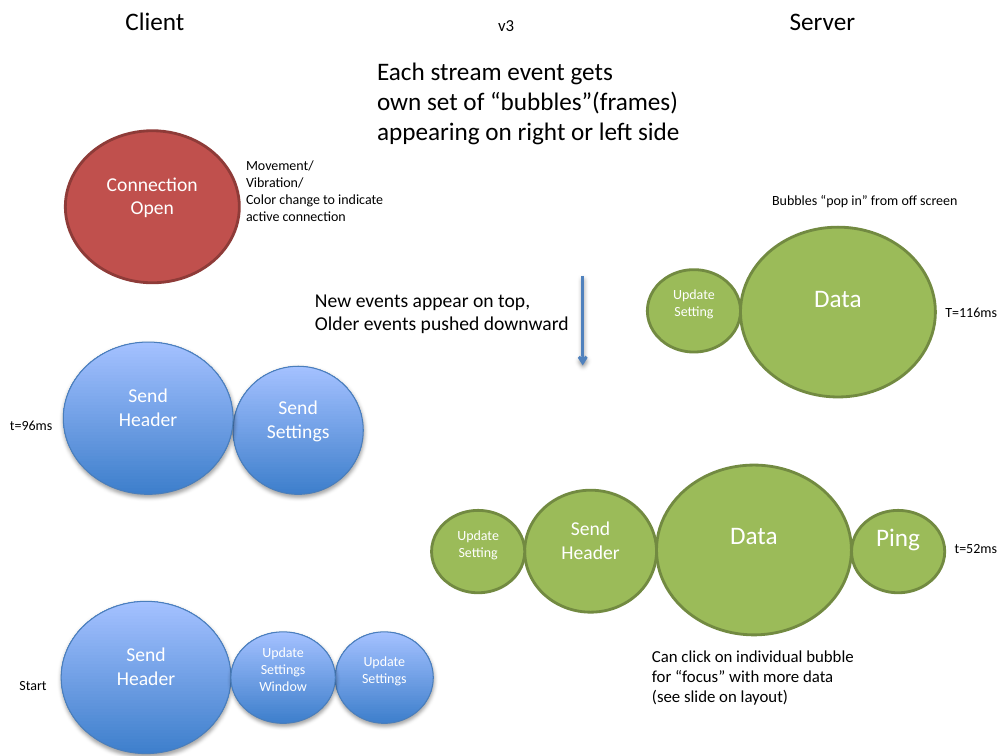
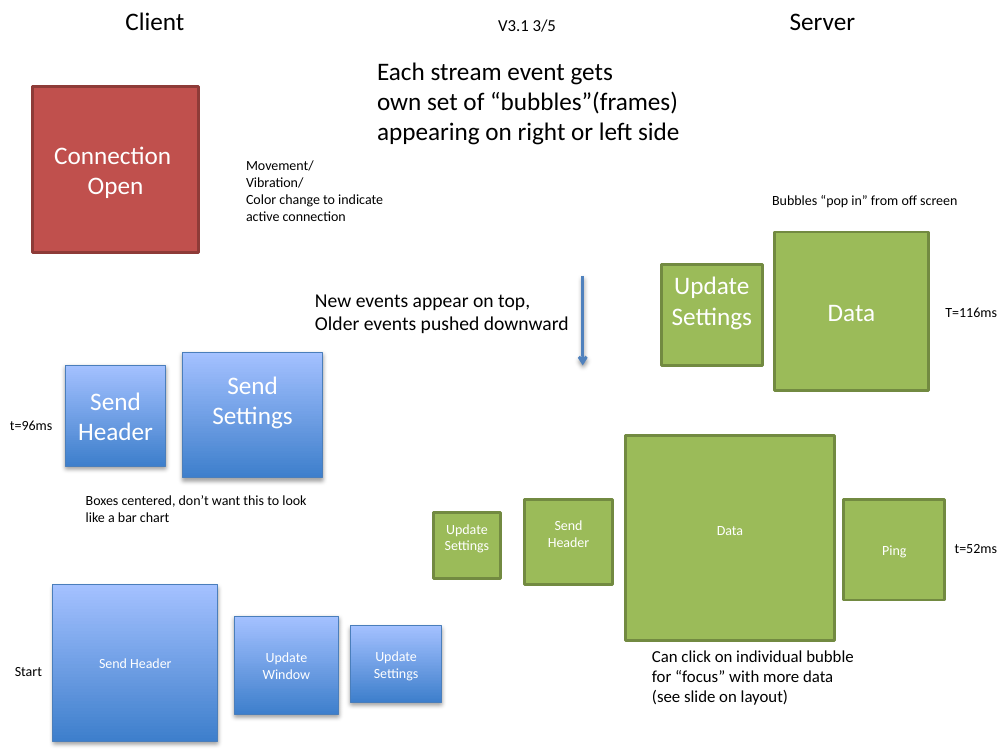
Before and after one commit to pbsugg/http2-frame-visualizer, a slide deck: slide 3 of mockup_images/PageMocks.pptx. Drawn at 1008x756 pixels with LibreOffice and Linux fonts; fonts in the diff are those of the drawing. Boxes give left, top, right and bottom in pixels: in the first picture for what was removed or moved away, otherwise in the second. Text is boxed around its words. In the diff, an @@ line names an element or a change of style, - is before the commit and + after.

```diff
--- a/mockup_images/PageMocks.pptx
+++ b/mockup_images/PageMocks.pptx
@@ text at [498,19,556,32]: text changed @@
-v3
+V3.1 3/5
@@ rectangle "Connection": place and size @@
-rectangle "Connection" at [66,131,240,283]
+rectangle "Connection" at [32,87,199,252]
@@ rectangle "Connection" at [32,87,199,252]: size 14 to 18 pt; ellipse to rectangle @@
@@ rectangle "Data": place and size @@
-rectangle "Data" at [741,227,935,396]
+rectangle "Data" at [774,232,928,390]
@@ rectangle added at [661,265,762,366], fill #9BBB59, outline #738A42 2 pt, 18 pt, text #FFFFFF @@
+Update
+Settings
@@ ellipse removed at [647,270,740,353] @@
-Update Setting
@@ rectangle "Send Settings": place and size @@
-rectangle "Send Settings" at [233,366,363,494]
+rectangle "Send Settings" at [182,352,323,478]
@@ rectangle "Send" at [66,366,166,467]: size 14 to 18 pt; ellipse to rectangle @@
@@ rectangle "Send": place and size @@
-rectangle "Send" at [64,342,233,494]
+rectangle "Send" at [66,366,166,467]
@@ text in rectangle at [212,376,292,428]: text changed; size 14 to 18 pt @@
-Send
-Settings
+Send Settings
@@ rectangle "Data" at [626,435,835,640]: size 18 to 10 pt; ellipse to rectangle @@
@@ rectangle "Data": place and size @@
-rectangle "Data" at [656,465,851,634]
+rectangle "Data" at [626,435,835,640]
@@ text added at [86,495,306,522], 10 pt, text #000000 @@
+Boxes centered, don’t want this to look
+like a bar chart
@@ rectangle "Send": place and size @@
-rectangle "Send" at [525,490,657,612]
+rectangle "Send" at [525,499,613,584]
@@ rectangle "Send" at [525,499,613,584]: size 14 to 10 pt; ellipse to rectangle @@
@@ rectangle "Ping": place and size @@
-rectangle "Ping" at [852,510,944,593]
+rectangle "Ping" at [844,499,944,600]
@@ rectangle "Ping" at [844,499,944,600]: size 18 to 10 pt; ellipse to rectangle @@
@@ ellipse removed at [431,510,524,593] @@
-Update Setting
@@ rectangle added at [433,512,501,579], fill #9BBB59, outline #738A42 2 pt, 10 pt, text #FFFFFF @@
+Update
+Settings
@@ rectangle "Send Header": place and size @@
-rectangle "Send Header" at [61,602,231,754]
+rectangle "Send Header" at [53,585,218,742]
@@ ellipse to rectangle in 5 elements at [53,585,218,742], [774,232,928,390], [351,625,442,703], [182,352,323,478], [234,617,339,715] @@
@@ rectangle "Update Window": place and size @@
-rectangle "Update Window" at [231,632,336,724]
+rectangle "Update Window" at [234,617,339,715]
@@ rectangle "Update Settings": place and size @@
-rectangle "Update Settings" at [336,632,433,724]
+rectangle "Update Settings" at [351,625,442,703]
@@ text "Start": place and size @@
-text "Start" at [19,681,46,690]
+text "Start" at [15,667,42,676]
@@ text in rectangle at [99,658,171,668]: text changed; size 14 to 10 pt @@
-Send
-Header
+Send Header
@@ text in rectangle at [263,652,311,679]: text changed @@
-Update
-Settings
-Window
+Update Window
@@ text in rectangle at [374,651,419,681]: text changed @@
-Update
-Settings
+Update Settings
```
Also in this commit, not shown: 1 other file.
